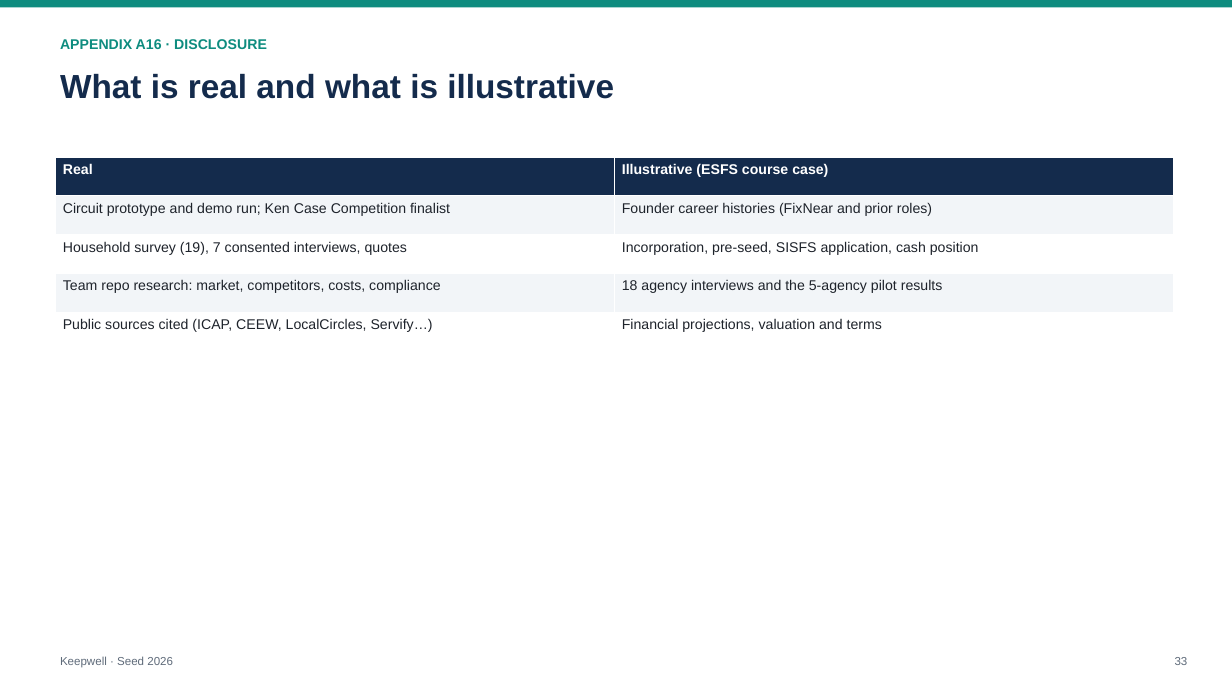
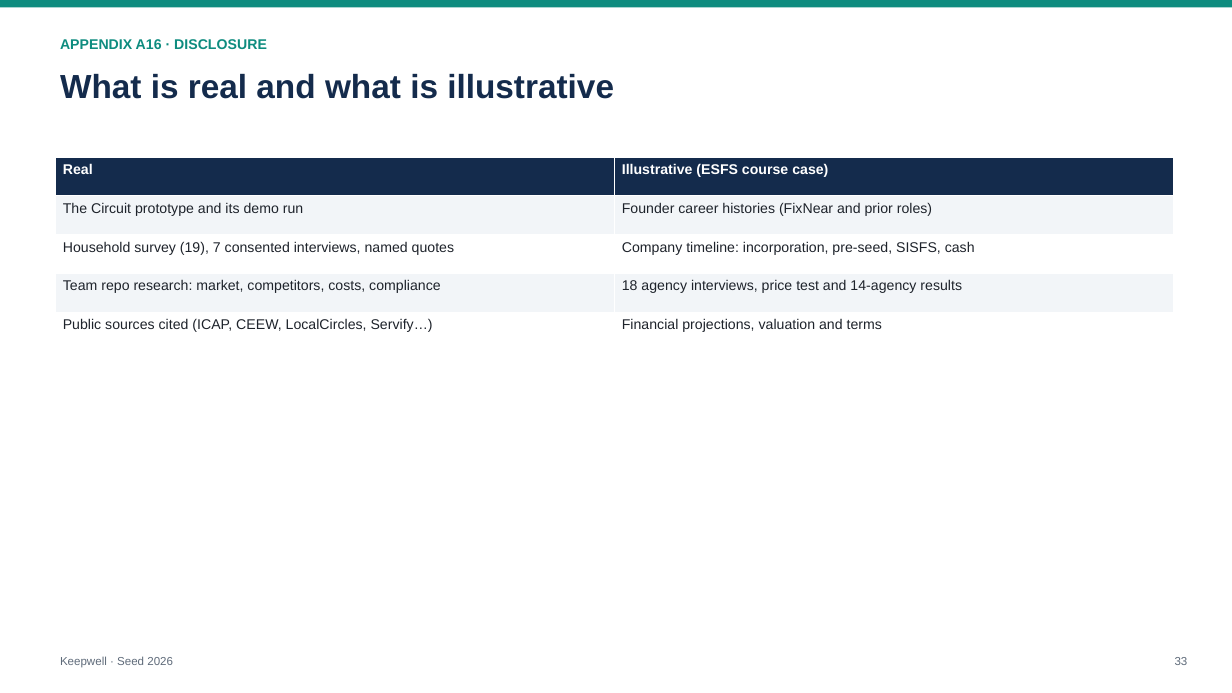
Before and after one commit to PrathyushaKalluri/keepwell, a slide deck: slide 33 of pitch/deck/Keepwell_Seed_Deck.pptx. Drawn at 1232x693 pixels with LibreOffice and Linux fonts; fonts in the diff are those of the drawing. Boxes give left, top, right and bottom in pixels: in the first picture for what was removed or moved away, otherwise in the second. Text is boxed around its words. In the diff, an @@ line names an element or a change of style, - is before the commit and + after.

```diff
--- a/pitch/deck/Keepwell_Seed_Deck.pptx
+++ b/pitch/deck/Keepwell_Seed_Deck.pptx
@@ table at [55, 157, 1174, 351] @@
-row 2, column 1: Circuit prototype and demo run; Ken Case Competition finalist
+row 2, column 1: The Circuit prototype and its demo run
-row 3, column 1: Household survey (19), 7 consented interviews, quotes
+row 3, column 1: Household survey (19), 7 consented interviews, named quotes
-row 3, column 2: Incorporation, pre-seed, SISFS application, cash position
+row 3, column 2: Company timeline: incorporation, pre-seed, SISFS, cash
-row 4, column 2: 18 agency interviews and the 5-agency pilot results
+row 4, column 2: 18 agency interviews, price test and 14-agency results
```
Also in this commit, not shown: 24 other slides changed, 25 other files.
